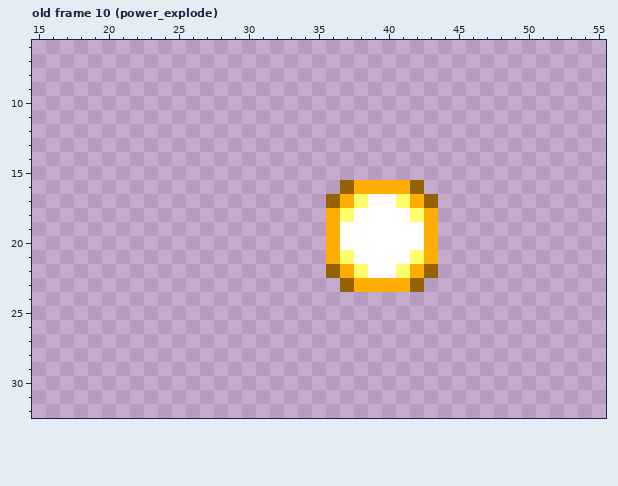
A pixel-art file gets an edit: src/entities/weapons/beams/beam.aseprite. This is how it looked before the edit.
80x40 pixels, 34 frames. Colours within 5 levels of each other are drawn and written as one. Shown: old frame 10 (power_explode): x 15..55, y 6..32. The commit also changed other frames, which this record leaves out.
Once edited:
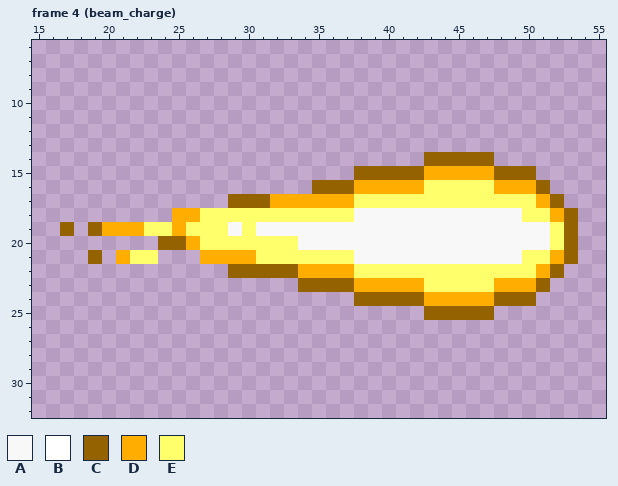
Palette (. is transparent): A #f8f8f8  B #ffffff  C #946300  D #ffad00  E #ffff6b
A new or re-ordered frame is compared with the old frame closest to it.
Author's note on the commit: ice beam works
From old to new:
layer "Power" added
layer "Layer" removed
frames re-ordered
Frame 4 (beam_charge) against old frame 10 (power_explode), layer "Power":
There is now colour A in row 18 at x 44 to 49; in row 19 at x 29, 31 to 35 and 44 to 51; in row 20 at x 34 to 35 and 44 to 51; in row 21 at x 44 to 49.
The edit turns colour B into colour A in row 18 at x 38 to 41; in rows 19 to 20 at x 37 to 42; in row 21 at x 38 to 41.
The edit turns colour D into colour A in row 18 at x 43; in rows 19 to 20 at x 36 and 43; in row 21 at x 43.
The edit turns colour E into colour A in row 18 at x 42; in row 21 at x 42.
There is now colour C in row 14 at x 43 to 47; in row 15 at x 38 to 42 and 48 to 50; in row 16 at x 35 to 36 and 51; in row 17 at x 29 to 31 and 52; in row 18 at x 53; in row 19 at x 17, 19 and 53.
There is now colour C in row 20 at x 24 to 25 and 53; in row 21 at x 19 and 53; in row 22 at x 29 to 33 and 52; in row 23 at x 34 to 36 and 51; in row 24 at x 38 to 42 and 48 to 50; in row 25 at x 43 to 47.
There is now colour D in row 15 at x 43 to 47; in row 16 at x 48 to 50; in row 17 at x 32 to 35 and 51; in row 18 at x 25 to 26 and 52; in row 19 at x 20 to 22 and 25; in row 20 at x 26.
There is now colour D in row 21 at x 21, 27 to 30 and 52; in row 22 at x 34 to 35 and 51; in row 23 at x 48 to 50; in row 24 at x 43 to 47.
The edit turns colour C into colour D in row 16 at x 42; in row 17 at x 36; in row 22 at x 36; in row 23 at x 42.
There is now colour E in row 16 at x 43 to 47; in row 17 at x 44 to 50; in row 18 at x 27 to 35 and 50 to 51; in row 19 at x 23 to 24, 26 to 28, 30 and 52; in row 20 at x 27 to 33 and 52; in row 21 at x 22 to 23, 31 to 35 and 50 to 51.
There is now colour E in row 22 at x 44 to 50; in row 23 at x 43 to 47.
The edit turns colour B into colour E in row 17 at x 39 to 40; in row 22 at x 39 to 40.
The edit turns colour C into colour E in row 17 at x 43; in row 22 at x 43.
The edit turns colour D into colour E in row 17 at x 42; in row 18 at x 36; in row 21 at x 36; in row 22 at x 42.
